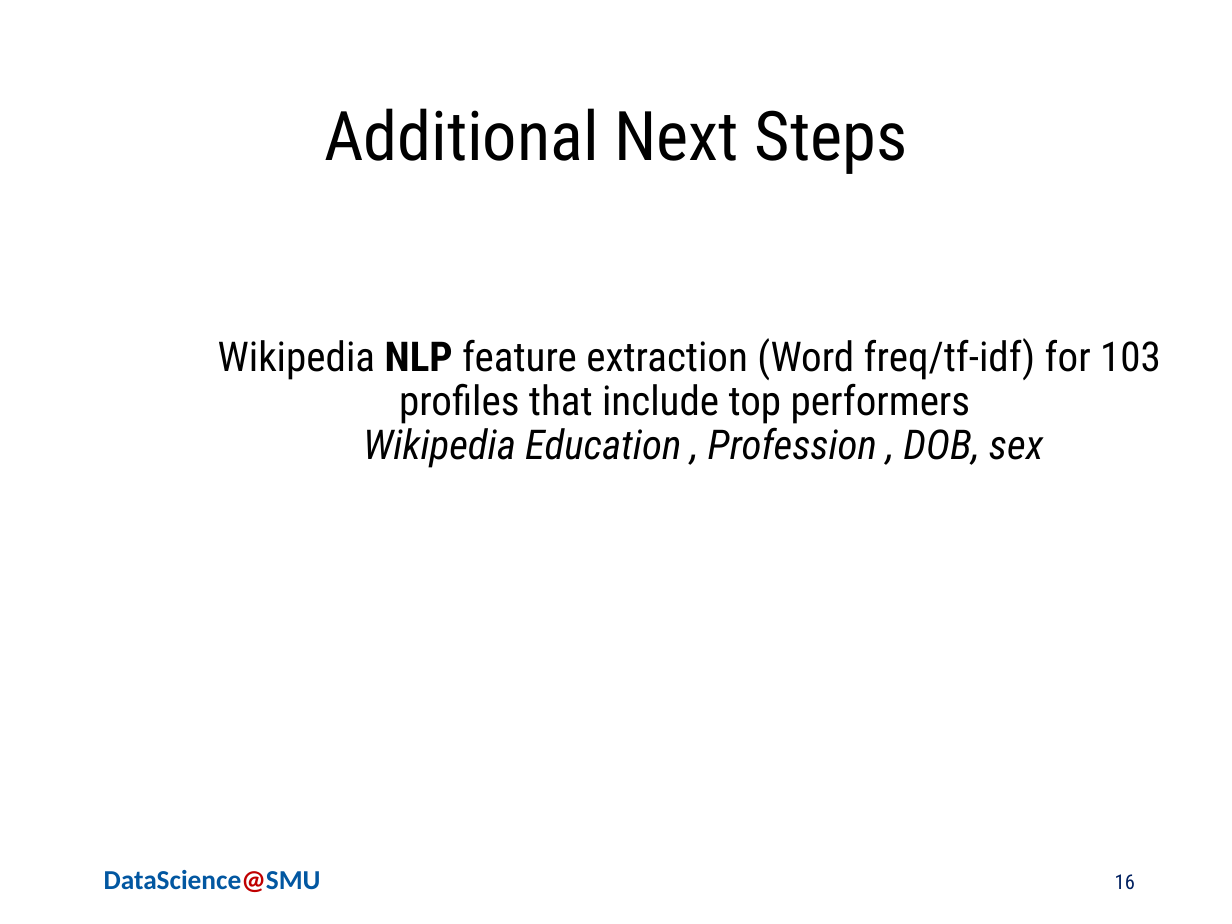
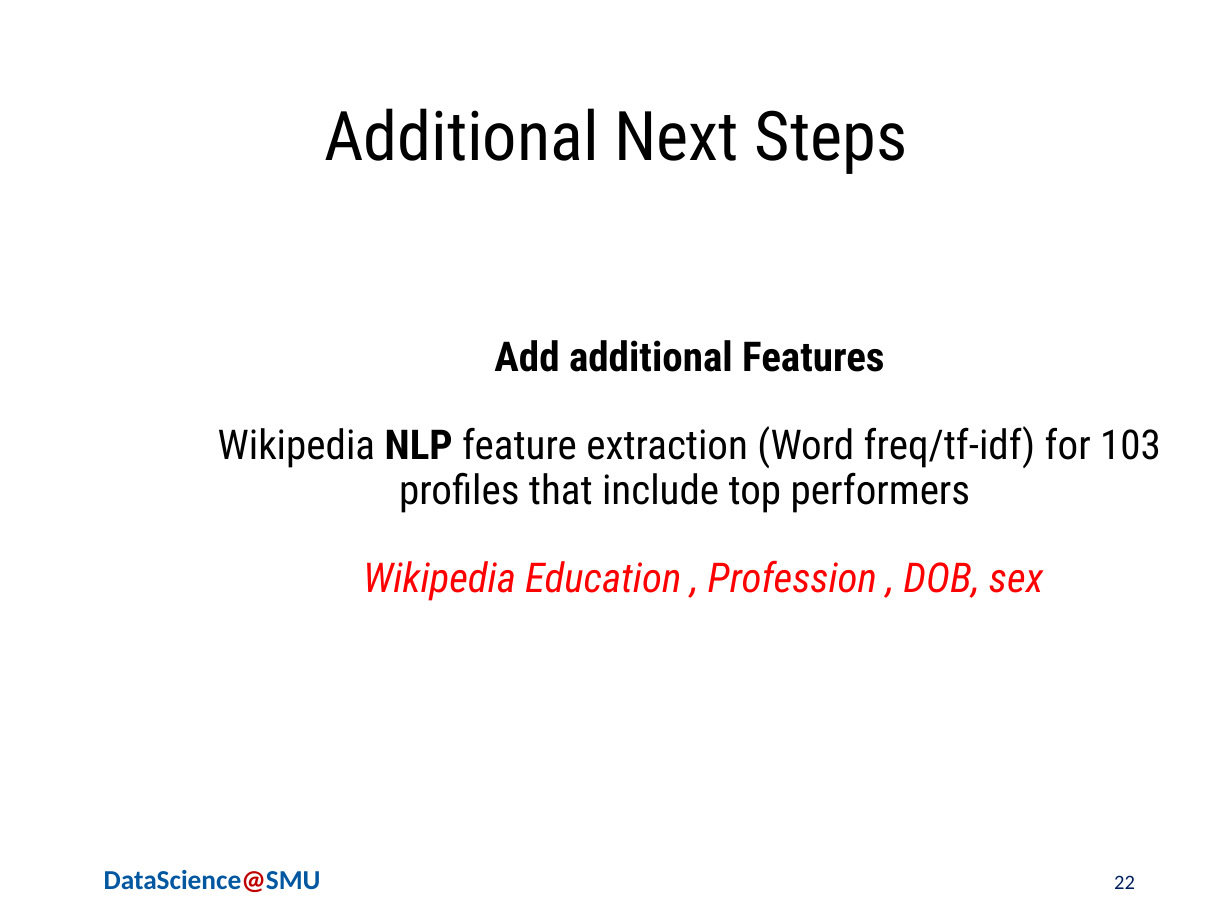
Before and after one commit to ChiruGit/Capstone, a slide deck: slide 22 of PoliticalProfiling-NLP+FeatureEngg-MSDSSMU-Fall2018.pptx (slide 16 before the commit). Drawn at 1232x924 pixels with LibreOffice and Linux fonts; fonts in the diff are those of the drawing; background and template pictures are left out. Boxes give left, top, right and bottom in pixels: in the first picture for what was removed or moved away, otherwise in the second. Text is boxed around its words. In the diff, an @@ line names an element or a change of style, - is before the commit and + after.

```diff
--- a/PoliticalProfiling-NLP+FeatureEngg-MSDSSMU-Fall2018.pptx
+++ b/PoliticalProfiling-NLP+FeatureEngg-MSDSSMU-Fall2018.pptx
@@ text at (x1=494, y1=340, x2=885, y2=372): paragraph added @@
+Add additional Features
@@ text at (x1=363, y1=560, x2=1043, y2=601): text colour #000000 to #FF0000 in "Wikipedia Education , Profession , DOB, sex" @@
@@ page number at (x1=1114, y1=875, x2=1135, y2=889): text changed; font Roboto Condensed to Calibri @@
-16
+22
```
Also in this commit, not shown: 4 other slides changed, 13 slides added, 1 slide removed, 1 other file.
